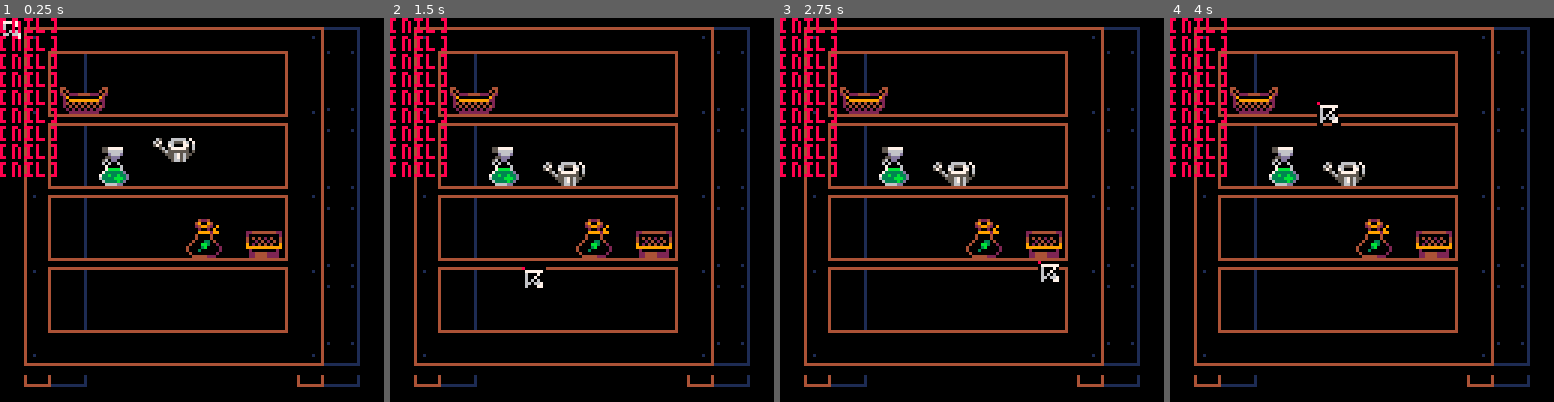
Above: before the commit, frames 1-4 (left to right).
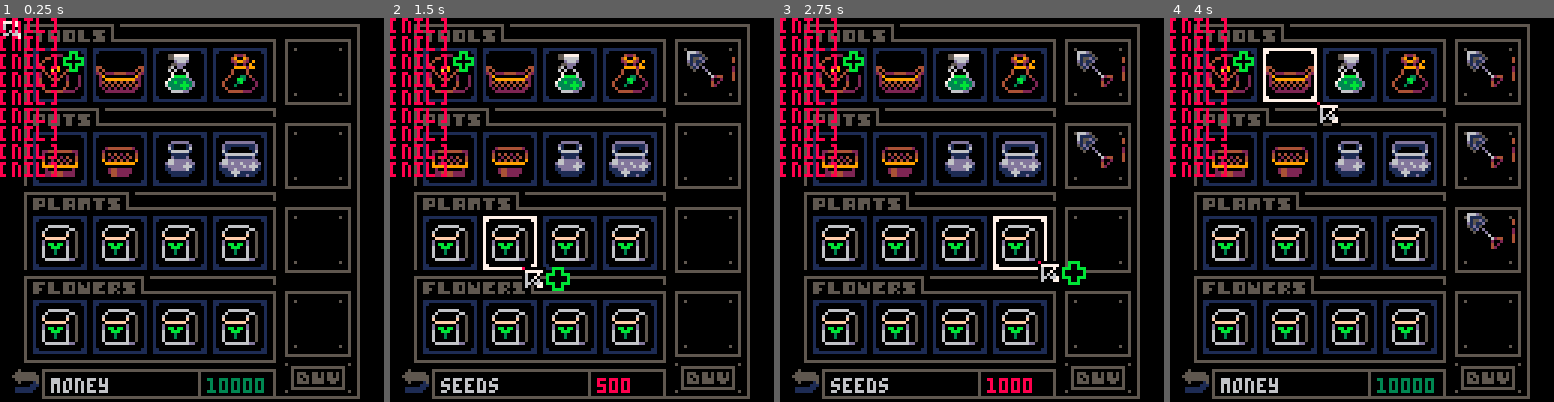
Above: after the commit, the same moments.

Repository: vinimesquitamoraes/Plantinhas
Game: PICO-8 cartridge plantinhas.p8
Same seed, same stepped clock (60 frames per second), same inputs: the game is played once before the commit and once after it.
Inputs (mouse positions are in pixels of both pictures, inside the frame that each line leads up to):
- Up to frame 1 (0.25 s): no input
- Up to frame 2 (1.5 s): click (459, 121) at 0.67 s; click (520, 267) at 1.22 s
- Up to frame 3 (2.75 s): click (975, 114) at 1.77 s; hold Left 1.97-2.37 s; click (1037, 259) at 2.32 s; hold Down from 2.42 s (still down)
- Up to frame 4 (4 s): release Down at 2.82 s; click (1492, 106) at 2.87 s; hold Right 2.87-3.53 s; click (1254, 256) at 3.42 s; hold Up from 3.58 s (still down); click (1315, 102) at 3.97 s

The runs differ from the first frame. In frame 1, 32% of the frame differs, in the area x 3-94%, y 1-100%; in frame 2, 32%; in frame 3, 32%; in frame 4, 33%.

Commit message:
Função selecionar_compra foi removida e substituida por metodos de obejto esp e car

Diff:
--- a/plantinhas.p8
+++ b/plantinhas.p8
@@ -35,7 +35,7 @@
  2 para loja
  3 para o deposito
  ]]
- status = 3
+ status = 2
 
  --auxiliares ---------------------------------------------------------------------------------------------------------------------------------------------------------------------+
  aux_tipo  = 1
@@ -87,11 +87,7 @@
  bt_dept = criar_obj("botao",4,ls_bts)
 
  --espacos da lojinha .............................................................................................................................................................+
- for i=1,4 do criar_esps(4) end
- enfileirar_esp(ls_esp[1],11,10)
- enfileirar_esp(ls_esp[2],11,38)
- enfileirar_esp(ls_esp[3],11,66)
- enfileirar_esp(ls_esp[4],11,94)
+ init_loja()
 
  --atalhos ........................................................................................................................................................................+
  init_atl(num_atl)
@@ -193,15 +189,13 @@
  elseif(status == 2)then
 
   --selecionar loja ................................................................................................+
-  for i in all(ls_esp) do
-  	foreach(i,function(esp) esp:hover("retg" ) end)
-		 check_sel_and_mov(i,ls_esp,"retg")
-  end
+ 	foreach(ls_esp.esps,function(esp) esp:hover("retg" ) end)
+	 check_sel_and_mov(ls_esp.esps,ls_esp,"retg")
 
   --selecionar compra ..............................................................................................+
   if(ls_esp.qual)then
    mouse:tip_set(231,"➡️","")
-  	sel_compra(ls_esp.qual,1)
+ 		ls_esp.qual:add_car()
   end
 
   --colisao no carrinho ............................................................................................+
@@ -212,8 +206,8 @@
 
   --remover carrinho ...............................................................................................+
   if(ls_car.qual)then
-  	sel_compra(ls_car.qual,2)
    mouse:tip_set(232,"➡️","")
+  	ls_car.qual:del_car()
   end
 
   bt_comp:hover()
@@ -222,6 +216,7 @@
   bt_volt:ativa()
 
   if(not ls_esp.qual and not ls_car.qual)mouse:reset()
+		att_car()
 
  --deposito rocha --------------------------------------------------------------------------------------------------+
  elseif(status == 3)then
@@ -276,14 +271,6 @@
  --loljinha --------------------------------------------------------------------------------------------------------+
  elseif(status == 2)then
   des_lojinha()
-  des_esps(ls_esp[1])
-  des_esps(ls_esp[2])
-  des_esps(ls_esp[3])
-  des_esps(ls_esp[4])
-  des_car()
-  tool_tip()
-  des_bt_comprar()
-  bt_volt:des()
 
  --deposito -------------------------------------------------------------------------------------------------------+
  elseif(status == 3)then
@@ -828,10 +815,44 @@
 	 	function self:disp_toggle(qual)
  			self.disp = qual or false
 			end
+
+			function self:des()
+    rect(self.x,self.y,self.x+self.w-1,self.y+self.h-1,self.cor1)
+	   rectfill(self.x+1,self.y+1,(self.x+self.w-1)-1,(self.y+self.h-1)-1,0)
+    self.item:des(self.x+1,self.y+1)
+    if(not self.disp)then
+ 	   line(self.x+3 ,self.y+2,self.x+14,self.y+13,8)
+ 	   line(self.x+3 ,self.y+3,self.x+14,self.y+14,8)
+	   	line(self.x+3 ,self.y+4,self.x+14,self.y+15,8)
+    end
+    des_vertices(self.x+1,self.y+1,self.w-2,self.h-2,self.cor1)
+			end
+
+		 function self:add_car()
+				if(mouse.esq_press)then
+				--adiciona ao carrinho
+					if(#ls_car.coisas<4)then
+				 	if(self.disp)then
+					  new_car       = criar_obj("espaco",2,ls_car.coisas)
+							new_car.item  = criar_obj("item",self.item.tip)
+							ls_car.total += self.item.val
+						end
+			 	end
+			 end
+			end
+
 		--carinho
  	elseif(subtipo == 2)then
 			self.cor1,self.cor3 = 1,1
 	 	self.cor2 = 8
+
+	 function self:del_car()
+	 	if(mouse.esq_press)then
+				ls_car.total -= self.item.val
+			 del(ls_car.coisas,self)
+			 ls_car.qual = nil
+			end
+	 end
 
 		--atalho
  	elseif(subtipo == 3)then
@@ -1382,114 +1403,54 @@
  plants:des()
  flowers:des()
 
+	foreach(ls_esp.esps,function(obj) obj:des() end)
+	foreach(ls_car.coisas,function(obj) obj:des() end)
+
+ tool_tip()
+ des_bt_comprar()
+ bt_volt:des()
+
 end
 
 --cria vitrines
-function criar_esps(quantos)
-	linha ={}
-
-	for i=1,quantos do
-  aux      = criar_obj("espaco",1)
+function init_loja()
+
+	for i=1,16 do
+  aux      = criar_obj("espaco",1,ls_esp.esps)
 		aux.item = criar_obj("item"  ,aux_tipo)
-		add(linha,aux)
 		aux_tipo+=1
-	end
-	add(ls_esp,linha)
-
-end
-
---enfileira as vitrines
-function enfileirar_esp(qual,ondex,ondey)
-
-	for i in all(qual)do
+		aux.id = i
+	end
+ ondex,ondey =	11,10
+ for i in all(ls_esp.esps)do
 		i.x = ondex
 		i.item.x = i.x+1
 		i.y = ondey
 		i.item.y = i.y+1
 		ondex += 20
-	end
-
-end
-
---desenha todas as vitrines
-function des_esps(qual_linha)
-
-	for i in all(qual_linha)do
-		des_esp(i)
-	end
-
-end
-
---desenha uma vitrine
-function des_esp(i)
-
-	rect(i.x,i.y,i.x+i.w-1,i.y+i.h-1,i.cor1)
-	rectfill(i.x+1,i.y+1,(i.x+i.w-1)-1,(i.y+i.h-1)-1,0)
- i.item:des(i.x+1,i.y+1)
- if(not i.disp)then
-  i.item:des(i.x+1,i.y+1)
- 	line(i.x+3 ,i.y+2,i.x+14,i.y+13,8)
- 	line(i.x+3 ,i.y+3,i.x+14,i.y+14,8)
-		line(i.x+3 ,i.y+4,i.x+14,i.y+15,8)
- end
- des_vertices(i.x+1,i.y+1,i.w-2,i.h-2,i.cor1)
-
+
+		if(i.id%4==0)then
+			ondey+=28
+			ondex =11
+		end
+	end
 end
 
 --on/off disponibilidade
-function toggle_disp(qual_linha,qual_esp,pra_qual)
- ls_esp[qual_linha][qual_esp]:disp_toggle(pra_qual)
-end
-
---seleciona produto
---e envia para o carrinho rocha
-function sel_compra(qual,op)
-
-	if(mouse.esq_press and qual:col_mouse("retg"))then
-		--adiciona ao carrinho
-		if(op==1)then
-			if(count(ls_car.coisas)<4)then
-		 	if(qual.disp)then
-			  new_car      = criar_obj("espaco",2,ls_car.coisas)
-					new_car.item = criar_obj("item",qual.item.tip)
-					ls_car.total += qual.item.val
-				end
-			end
-		--remove do carrinho
-		elseif(op==2)then
-			if(count(ls_car.coisas)<=4)then
-				ls_car.total -= qual.item.val
-			 del(ls_car.coisas,qual)
-			 ls_car.qual = nil
-			 return true
-			end
-		end
-	end
-
+function toggle_disp(qual,pra_qual)
+ ls_esp.esps[qual]:disp_toggle(pra_qual)
 end
 
 --desenha o carrinho de compras
-function des_car()
+function att_car()
 
 	if(count(ls_car.coisas)>0)then
-
-		for i=1,count(ls_car.coisas) do
-		 ls_car.coisas[i].x=97
-			if(i==1)then
-				ls_car.coisas[i].y=9
-			end
-			if(i==2)then
-				ls_car.coisas[i].y=37
-			end
-			if(i==3)then
-				ls_car.coisas[i].y=65
-			end
-			if(i==4)then
-				ls_car.coisas[i].y=93
-			end
-			des_esp(ls_car.coisas[i])
-		end
-
+		local aux_y = 9
+		for i in all(ls_car.coisas) do
+		 i.x=97
+			i.y=aux_y
+			aux_y += 27
+		end
 	end
 
 end
@@ -1946,7 +1907,7 @@
  	if(mouse.esq)then
 
 			if(#ls_atl.atls == 8)then
-			 toggle_disp(1,1)
+			 toggle_disp(1)
 			else
 				init_atl(2)
  		 def_pos_atls()
